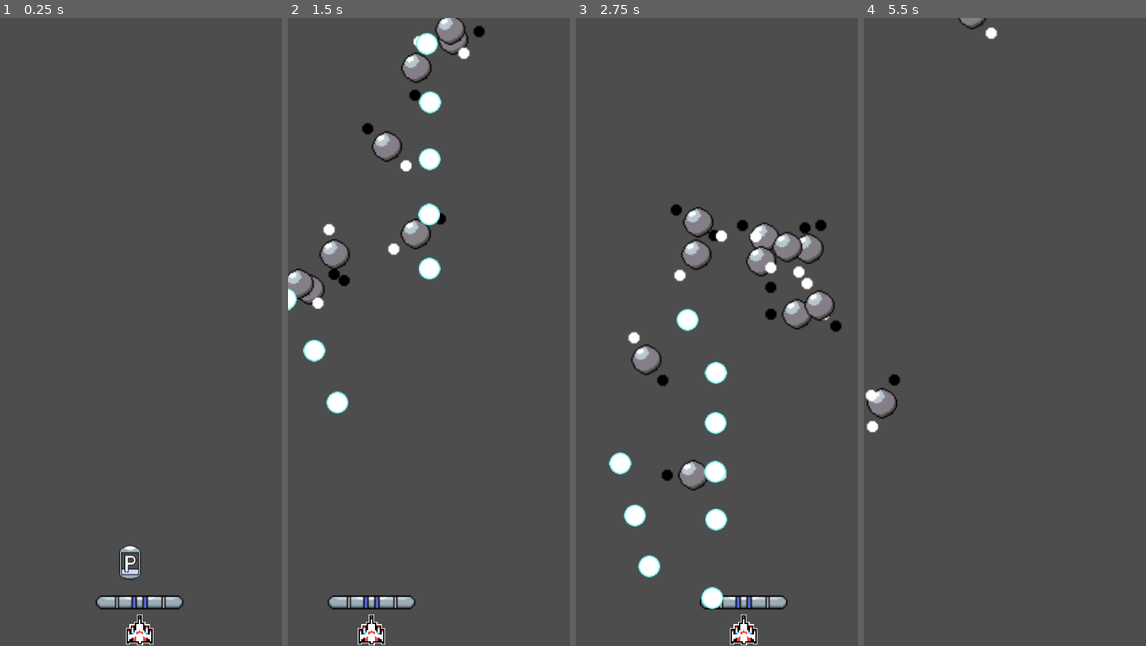
Above: before the commit, frames 1-4 (left to right).
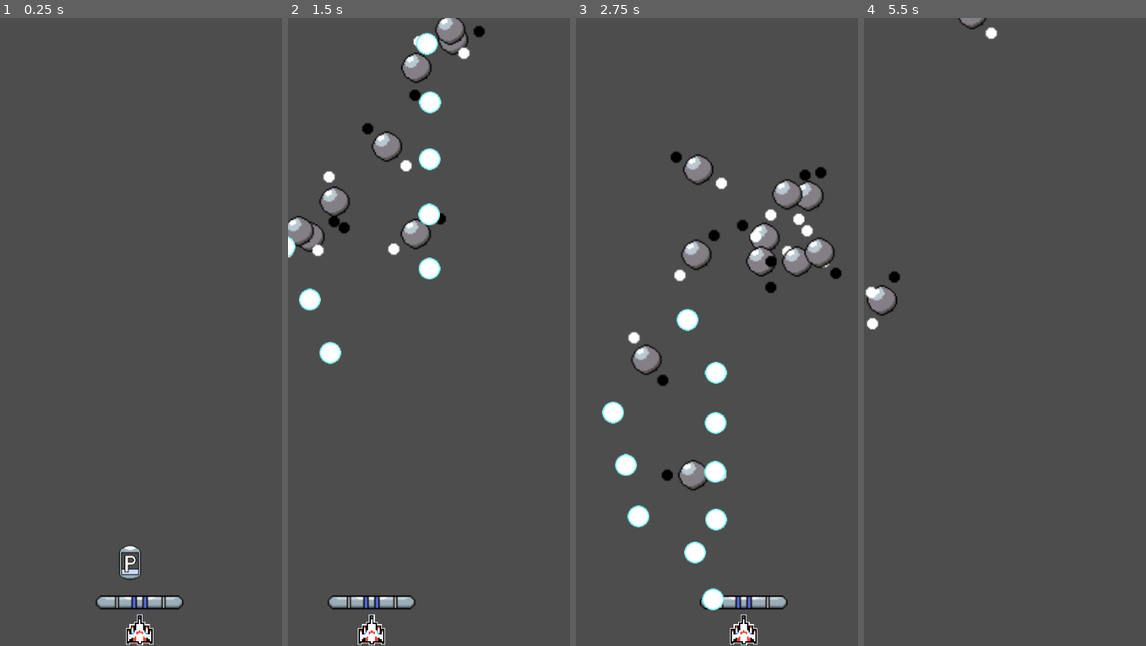
Above: after the commit, the same moments.

Repository: dommie123/Bullet_Hell
Game: Godot game, scene res://nodes/main.tscn
Two runs of this game, one before a commit and one after it. Both use one fixed random seed, a clock stepped at 60 frames per second and the inputs below.
Inputs (mouse positions are in pixels of both pictures, inside the frame that each line leads up to):
- Up to frame 1 (0.25 s): no input
- Up to frame 2 (1.5 s): move the mouse to (429, 602) at 0.52 s; press the mouse at (429, 602) at 0.53 s; move the mouse to (372, 363) at 1.27 s; release the mouse at (372, 363) at 1.28 s; right-click (372, 363) at 1.35 s
- Up to frame 3 (2.75 s): move the mouse to (745, 193) at 2.02 s; tap Space (shift) at 2.1 s
- Up to frame 4 (5.5 s): move the mouse to (990, 457) at 2.77 s; click (990, 457) at 2.85 s; move the mouse to (1089, 426) at 3.52 s; hold Right mouse button (rotate_right) 3.53-4.28 s; move the mouse to (920, 237) at 4.27 s; tap Space (shift) at 4.35 s; move the mouse to (1019, 332) at 5.02 s; press the mouse at (1019, 332) at 5.03 s

The runs differ from the first frame. In frame 1, less than 0.1% of the frame differs, in the area x 45-54%, y 96-99%; in frame 2, 2.9%; in frame 3, 5.0%, in the area x 9-95%, y 21-95%; in frame 4, 1.0%.

Commit message:
All powerups and curses implemented

Diff:
--- a/nodes/player_ship.tscn
+++ b/nodes/player_ship.tscn
@@ -19,12 +19,15 @@
 
 [node name="PlayerShip" type="RigidBody2D"]
 collision_mask = 192
+mass = 5.0
+inertia = 10.0
 gravity_scale = 0.0
 max_contacts_reported = 1
 contact_monitor = true
 lock_rotation = true
 freeze = true
 script = ExtResource("1_oaehg")
+initialSpeed = 20.0
 
 [node name="AnimatedSprite2D" type="AnimatedSprite2D" parent="."]
 scale = Vector2(0.0379304, 0.0387271)
--- a/scripts/Main.gd
+++ b/scripts/Main.gd
@@ -102,7 +102,7 @@
 		enemySpawner.position.y = -50
 	else:
 		enemySpawner.position.x = -50
-		enemySpawner.position.y = randf_range(150, 700)
+		enemySpawner.position.y = randf_range(150, 500)
 
 	enemySpawner.enemyCount = currentEnemiesPerSpawner
 	enemySpawner.funcIndex = phase
@@ -119,6 +119,7 @@
 
 func _on_powerup_activate_powerup(powerup):
 	currentPowerup = powerup
+	$PlayerShip.update_powerup(powerup)
 
 
 func _on_powerup_activate_curse(curse):
@@ -137,10 +138,6 @@
 func _on_player_deactivate_curse():
 	currentCurse = 0
 
-
-func _on_player_deactivate_powerup():
-	currentPowerup = 0
-
 	var enemySpawners = get_tree().get_nodes_in_group("EnemySpawners")
 	var enemies = get_tree().get_nodes_in_group("Enemies")
 
@@ -149,3 +146,8 @@
 
 	for enemy in enemies:
 		enemy.set_deferred("currentCurse", 0)
+#
+
+func _on_player_deactivate_powerup():
+	currentPowerup = 0
+	$PlayerShip.update_powerup()
--- a/scripts/PlayerShip.gd
+++ b/scripts/PlayerShip.gd
@@ -8,17 +8,21 @@
 }
 
 @export var currentColor: COLOR
+@export var initialSpeed: float
 
 var playerPaddle: Node2D
+var speed: float
 
 # Called when the node enters the scene tree for the first time.
 func _ready():
 	playerPaddle = get_node("/root/Main/Player")
+	speed = initialSpeed
 
 
 # Called every frame. 'delta' is the elapsed time since the previous frame.
 func _process(delta):
-	position = Vector2(playerPaddle.position.x, playerPaddle.position.y + 40)
+	var paddlePos = Vector2(playerPaddle.position.x, playerPaddle.position.y + 40)
+	position = position.lerp(paddlePos, speed * delta)
 
 	if Input.is_action_just_pressed("shift"):
 		shift()
@@ -61,3 +65,15 @@
 
 func _on_player_player_died():
 	queue_free()
+
+
+func update_powerup(powerup = 0):
+	if powerup == 6:
+		apply_scale(Vector2(0.5, 0.5))
+	elif powerup != 6 and (scale.x <= 0.5 and scale.y <= 0.5): # If the player has no powerup, do this:
+		apply_scale(Vector2(2, 2))
+
+	if powerup == 3:
+		speed = initialSpeed * 5
+	elif powerup != 3:
+		speed = initialSpeed
